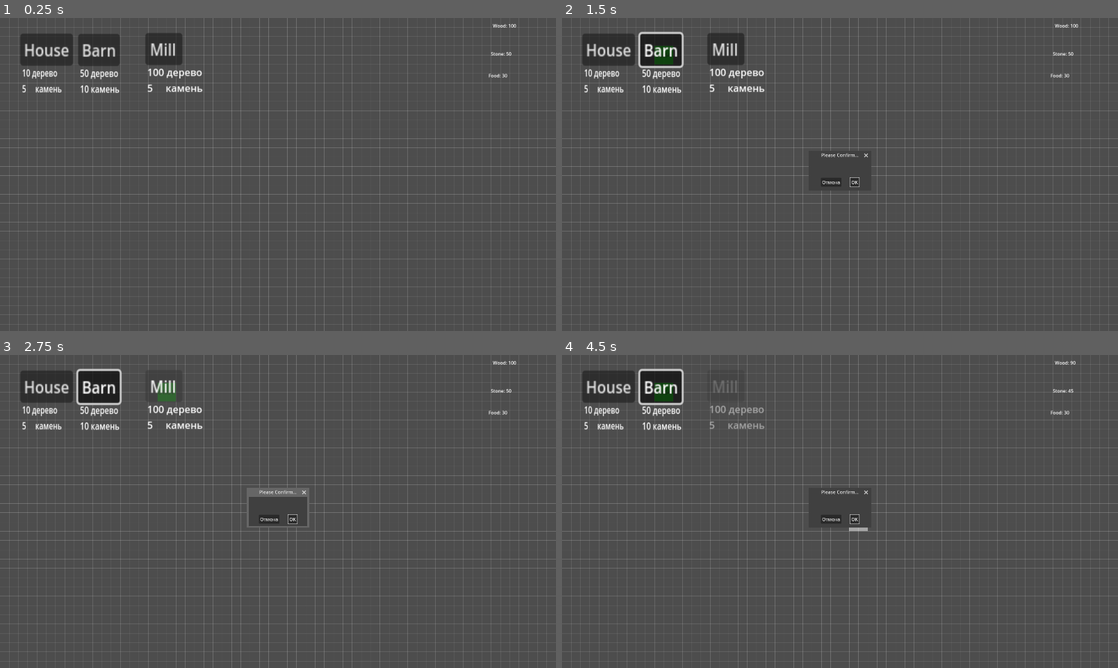
Above: before the commit, frames 1-4 (two rows, left to right).
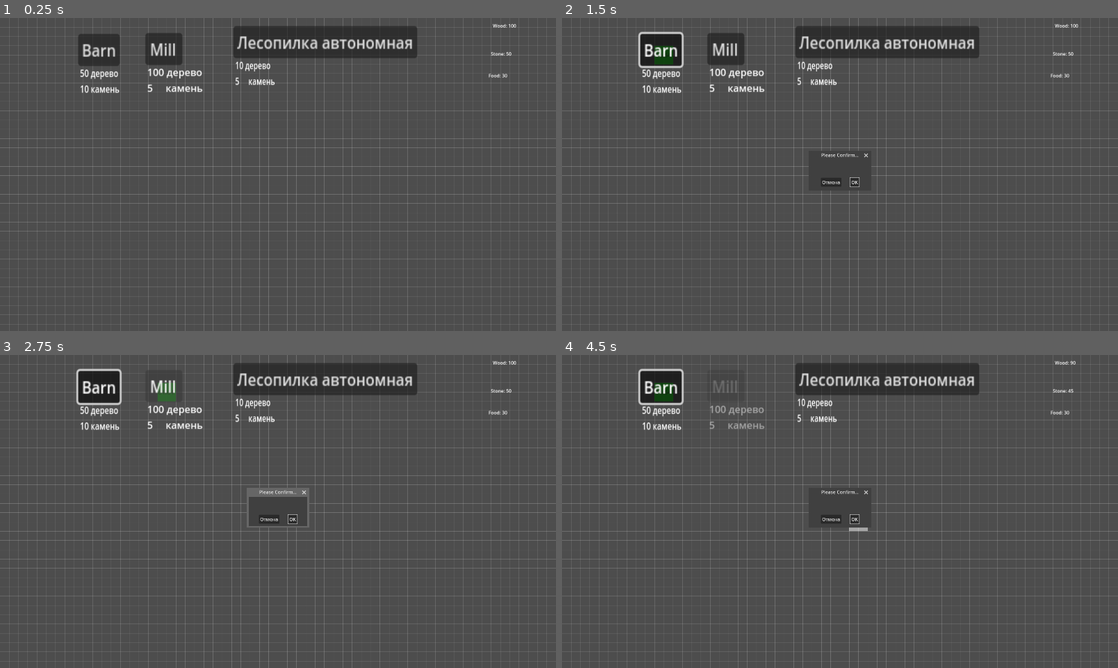
Above: after the commit, the same moments.

Repository: McRamon/Homework
Game: Godot game, scene res://scenes/base/Main.tscn
Same seed, same stepped clock (60 frames per second), same inputs: the game is played once before the commit and once after it.
Inputs:
- Up to frame 1 (0.25 s): no input
- Up to frame 2 (1.5 s): click "House" (after the commit: "Лесопилка автономная") at 0.5 s; click "Barn" at 1.25 s
- Up to frame 3 (2.75 s): click "Mill" at 2 s
- Up to frame 4 (4.5 s): click "OK" at 2.75 s; click "House" (after the commit: "Лесопилка автономная") at 3.5 s; click "Barn" at 4.25 s

The runs differ from the first frame. In frame 1, 4.2% of the frame differs, in the area x 3-75%, y 2-24%; in frame 2, 4.2%; in frame 3, 4.2%; in frame 4, 4.2%.

Commit message:
Пассивный доход в деревяшках

Diff:
--- a/scenes/Main.tscn
+++ /dev/null
@@ -1,105 +0,0 @@
-[gd_scene load_steps=8 format=3 uid="uid://bb0h8byg40p0s"]
-
-[ext_resource type="Script" uid="uid://cskd1pbx25sbl" path="res://scripts/base/main.gd" id="1_elqb8"]
-[ext_resource type="PackedScene" uid="uid://l3rxcdrrixgh" path="res://scenes/house.tscn" id="2_rarhs"]
-[ext_resource type="PackedScene" uid="uid://b36tmf20yl1kc" path="res://scenes/barn.tscn" id="3_vcsgt"]
-[ext_resource type="PackedScene" uid="uid://vfd6iylletnq" path="res://scenes/mill.tscn" id="4_c01mt"]
-[ext_resource type="Script" uid="uid://bnklsggrwv3r5" path="res://scripts/autoloads/resource_manager.gd" id="5_c01mt"]
-[ext_resource type="Script" uid="uid://cwih4o76gqssw" path="res://scripts/base/grid.gd" id="5_vcsgt"]
-[ext_resource type="Script" uid="uid://b2gpdxyluowho" path="res://scripts/base/UIManager.gd" id="7_nxtc6"]
-
-[node name="Main" type="Node2D"]
-script = ExtResource("1_elqb8")
-house_scene = ExtResource("2_rarhs")
-barn_scene = ExtResource("3_vcsgt")
-mill_scene = ExtResource("4_c01mt")
-
-[node name="ResourceManager" type="Node" parent="."]
-script = ExtResource("5_c01mt")
-
-[node name="Grid" type="Node2D" parent="."]
-script = ExtResource("5_vcsgt")
-
-[node name="Buildings" type="Node2D" parent="."]
-
-[node name="CanvasLayer" type="CanvasLayer" parent="."]
-
-[node name="HouseButton" type="Button" parent="CanvasLayer"]
-offset_left = 70.0
-offset_top = 54.0
-offset_right = 127.0
-offset_bottom = 85.0
-scale = Vector2(3.19059, 3.56282)
-text = "House"
-
-[node name="Label" type="Label" parent="CanvasLayer/HouseButton"]
-layout_mode = 0
-offset_left = 2.0
-offset_top = 31.0
-offset_right = 93.0
-offset_bottom = 80.0
-scale = Vector2(0.475934, 0.5896)
-text = "10 дерево
-5     камень"
-
-[node name="BarnButton" type="Button" parent="CanvasLayer"]
-offset_left = 270.0
-offset_top = 55.0
-offset_right = 315.0
-offset_bottom = 86.0
-scale = Vector2(3.19059, 3.56282)
-text = "Barn"
-
-[node name="Label" type="Label" parent="CanvasLayer/BarnButton"]
-layout_mode = 0
-offset_left = 2.0
-offset_top = 31.0
-offset_right = 93.0
-offset_bottom = 80.0
-scale = Vector2(0.515705, 0.5896)
-text = "50 дерево
-10 камень"
-
-[node name="MillButton" type="Button" parent="CanvasLayer"]
-offset_left = 502.0
-offset_top = 52.0
-offset_right = 542.0
-offset_bottom = 83.0
-scale = Vector2(3.19059, 3.56282)
-text = "Mill"
-
-[node name="Label" type="Label" parent="CanvasLayer/MillButton"]
-layout_mode = 0
-offset_left = 2.0
-offset_top = 31.0
-offset_right = 93.0
-offset_bottom = 80.0
-scale = Vector2(0.666285, 0.5896)
-text = "100 дерево
-5     камень"
-
-[node name="PlaceDialog" type="ConfirmationDialog" parent="CanvasLayer"]
-
-[node name="HBoxContainer" type="CanvasLayer" parent="."]
-script = ExtResource("7_nxtc6")
-
-[node name="food_label" type="Label" parent="HBoxContainer"]
-offset_left = 1687.0
-offset_top = 187.0
-offset_right = 1898.0
-offset_bottom = 272.0
-text = "еда"
-
-[node name="wood_label" type="Label" parent="HBoxContainer"]
-offset_left = 1702.0
-offset_top = 15.0
-offset_right = 1913.0
-offset_bottom = 100.0
-text = "дерево"
-
-[node name="stone_label" type="Label" parent="HBoxContainer"]
-offset_left = 1695.0
-offset_top = 112.0
-offset_right = 1906.0
-offset_bottom = 197.0
-text = "камень"
--- a/scenes/barn.tscn
+++ /dev/null
@@ -1,78 +0,0 @@
-[gd_scene load_steps=4 format=3 uid="uid://b36tmf20yl1kc"]
-
-[ext_resource type="Script" uid="uid://8to4jfgtsuqu" path="res://scripts/base/buildings/building.gd" id="1_xlpyp"]
-[ext_resource type="Texture2D" uid="uid://c0uhnt1ai5fq6" path="res://assets/spritesTEST/128x256.png" id="2_ldo1f"]
-
-[sub_resource type="RectangleShape2D" id="RectangleShape2D_xlpyp"]
-size = Vector2(256, 128)
-
-[node name="Barn" type="Area2D"]
-script = ExtResource("1_xlpyp")
-footprint = Vector2i(8, 4)
-build_time = 5.0
-cost = {
-"stone": 10,
-"wood": 50
-}
-
-[node name="Sprite2D" type="Sprite2D" parent="."]
-texture = ExtResource("2_ldo1f")
-
-[node name="CollisionShape2D" type="CollisionShape2D" parent="."]
-position = Vector2(-1, 0)
-shape = SubResource("RectangleShape2D_xlpyp")
-
-[node name="BuildTimer" type="Timer" parent="."]
-one_shot = true
-
-[node name="CountdownLabel" type="Label" parent="."]
-offset_left = -32.0
-offset_top = -102.0
-offset_right = 32.0
-offset_bottom = -79.0
-text = "00:00:00"
-metadata/_edit_use_anchors_ = true
-
-[node name="CostLabel" type="Label" parent="."]
-anchors_preset = -1
-anchor_left = 0.5
-anchor_top = 5.86957
-anchor_right = 0.5
-anchor_bottom = 5.86957
-offset_left = -31.0
-offset_top = 66.0
-offset_right = 33.0
-offset_bottom = 89.0
-text = "00:00:00"
-metadata/_edit_use_anchors_ = true
-
-[node name="InfoMenu" type="PopupPanel" parent="."]
-auto_translate_mode = 1
-size = Vector2i(315, 210)
-
-[node name="Label" type="Label" parent="InfoMenu"]
-offset_left = 4.0
-offset_top = 4.0
-offset_right = 311.0
-offset_bottom = 206.0
-text = "Это амбар"
-horizontal_alignment = 1
-vertical_alignment = 1
-
-[node name="MoveButton" type="Button" parent="InfoMenu"]
-offset_left = 4.0
-offset_top = 4.0
-offset_right = 311.0
-offset_bottom = 206.0
-scale = Vector2(0.511521, 0.297856)
-
-[node name="Label" type="Label" parent="InfoMenu/MoveButton"]
-layout_mode = 0
-offset_right = 40.0
-offset_bottom = 23.0
-scale = Vector2(2.92789, 8.48074)
-text = "переместить"
-
-[node name="LongPressTimer" type="Timer" parent="."]
-wait_time = 2.0
-one_shot = true
--- a/scenes/base/Main.tscn
+++ b/scenes/base/Main.tscn
@@ -1,9 +1,9 @@
 [gd_scene load_steps=8 format=3 uid="uid://cuqwiwbmexb2b"]
 
 [ext_resource type="Script" uid="uid://cskd1pbx25sbl" path="res://scripts/base/main.gd" id="1_s73ds"]
-[ext_resource type="PackedScene" uid="uid://bg0fpe7icftou" path="res://scenes/base/buildings/house.tscn" id="2_m8tcs"]
-[ext_resource type="PackedScene" uid="uid://cskwht2ywc8fl" path="res://scenes/base/buildings/barn.tscn" id="3_5nnj5"]
-[ext_resource type="PackedScene" uid="uid://chi8mgnkjlrte" path="res://scenes/base/buildings/mill.tscn" id="4_spyfa"]
+[ext_resource type="PackedScene" uid="uid://cyikw003e0004" path="res://scenes/base/buildings/passive_production.tscn" id="2_m8tcs"]
+[ext_resource type="PackedScene" uid="uid://bd48uceokvd1w" path="res://scenes/base/buildings/barn.tscn" id="3_5nnj5"]
+[ext_resource type="PackedScene" uid="uid://bsup87cdmtjvq" path="res://scenes/base/buildings/mill.tscn" id="4_spyfa"]
 [ext_resource type="Script" uid="uid://bnklsggrwv3r5" path="res://scripts/autoloads/resource_manager.gd" id="5_bvkwx"]
 [ext_resource type="Script" uid="uid://cwih4o76gqssw" path="res://scripts/base/grid.gd" id="6_podhj"]
 [ext_resource type="Script" uid="uid://b2gpdxyluowho" path="res://scripts/base/UIManager.gd" id="7_y3jew"]
@@ -25,12 +25,12 @@
 [node name="CanvasLayer" type="CanvasLayer" parent="."]
 
 [node name="HouseButton" type="Button" parent="CanvasLayer"]
-offset_left = 70.0
-offset_top = 54.0
-offset_right = 127.0
-offset_bottom = 85.0
+offset_left = 806.0
+offset_top = 28.0
+offset_right = 1005.0
+offset_bottom = 59.0
 scale = Vector2(3.19059, 3.56282)
-text = "House"
+text = "Лесопилка автономная"
 
 [node name="Label" type="Label" parent="CanvasLayer/HouseButton"]
 layout_mode = 0
--- a/scenes/base/buildings/barn.tscn
+++ b/scenes/base/buildings/barn.tscn
@@ -1,7 +1,8 @@
-[gd_scene load_steps=4 format=3 uid="uid://cskwht2ywc8fl"]
+[gd_scene load_steps=5 format=3 uid="uid://bd48uceokvd1w"]
 
 [ext_resource type="Script" uid="uid://8to4jfgtsuqu" path="res://scripts/base/buildings/building.gd" id="1_xlpyp"]
 [ext_resource type="Texture2D" uid="uid://c0uhnt1ai5fq6" path="res://assets/spritesTEST/128x256.png" id="2_ldo1f"]
+[ext_resource type="PackedScene" uid="uid://d0rqnrgndrvtl" path="res://scenes/base/production.tscn" id="3_c5yko"]
 
 [sub_resource type="RectangleShape2D" id="RectangleShape2D_xlpyp"]
 size = Vector2(256, 128)
@@ -76,3 +77,8 @@
 [node name="LongPressTimer" type="Timer" parent="."]
 wait_time = 2.0
 one_shot = true
+
+[node name="Production" parent="." instance=ExtResource("3_c5yko")]
+resource_type = "stone"
+
+[node name="Timer2" type="Timer" parent="Production"]
--- a/scenes/base/buildings/house.tscn
+++ /dev/null
@@ -1,53 +0,0 @@
-[gd_scene load_steps=4 format=3 uid="uid://bg0fpe7icftou"]
-
-[ext_resource type="Script" uid="uid://8to4jfgtsuqu" path="res://scripts/base/buildings/building.gd" id="1_d7po0"]
-[ext_resource type="Texture2D" uid="uid://brbrqtlh0exxd" path="res://assets/spritesTEST/64x64.png" id="2_qtlar"]
-
-[sub_resource type="RectangleShape2D" id="RectangleShape2D_qtlar"]
-size = Vector2(64, 64)
-
-[node name="House" type="Area2D"]
-script = ExtResource("1_d7po0")
-footprint = Vector2i(2, 2)
-
-[node name="Sprite2D" type="Sprite2D" parent="."]
-texture = ExtResource("2_qtlar")
-
-[node name="CollisionShape2D" type="CollisionShape2D" parent="."]
-shape = SubResource("RectangleShape2D_qtlar")
-
-[node name="CountdownLabel" type="Label" parent="."]
-offset_left = -32.0
-offset_top = -57.0
-offset_right = 32.0
-offset_bottom = -34.0
-text = "00:00:00"
-metadata/_edit_use_anchors_ = true
-
-[node name="CostLabel" type="Label" parent="."]
-visible = false
-offset_left = -31.0
-offset_top = 33.0
-offset_right = 33.0
-offset_bottom = 56.0
-text = "00:00:00"
-metadata/_edit_use_anchors_ = true
-
-[node name="BuildTimer" type="Timer" parent="."]
-one_shot = true
-
-[node name="InfoMenu" type="PopupPanel" parent="."]
-size = Vector2i(315, 210)
-
-[node name="Label" type="Label" parent="InfoMenu"]
-offset_left = 4.0
-offset_top = 4.0
-offset_right = 311.0
-offset_bottom = 206.0
-text = "Это дом"
-horizontal_alignment = 1
-vertical_alignment = 1
-
-[node name="LongPressTimer" type="Timer" parent="."]
-wait_time = 2.0
-one_shot = true
--- a/scenes/base/buildings/mill.tscn
+++ b/scenes/base/buildings/mill.tscn
@@ -1,7 +1,8 @@
-[gd_scene load_steps=4 format=3 uid="uid://chi8mgnkjlrte"]
+[gd_scene load_steps=5 format=3 uid="uid://bsup87cdmtjvq"]
 
 [ext_resource type="Script" uid="uid://8to4jfgtsuqu" path="res://scripts/base/buildings/building.gd" id="1_on67h"]
 [ext_resource type="Texture2D" uid="uid://dy0wau37l2pty" path="res://assets/spritesTEST/256x256.png" id="2_r14oo"]
+[ext_resource type="PackedScene" uid="uid://d0rqnrgndrvtl" path="res://scenes/base/production.tscn" id="3_klgvt"]
 
 [sub_resource type="RectangleShape2D" id="RectangleShape2D_r14oo"]
 size = Vector2(253, 258)
@@ -70,3 +71,7 @@
 [node name="LongPressTimer" type="Timer" parent="."]
 wait_time = 2.0
 one_shot = true
+
+[node name="Production" parent="." instance=ExtResource("3_klgvt")]
+
+[node name="Timer2" type="Timer" parent="Production"]
--- a/scenes/house.tscn
+++ b/scenes/base/buildings/passive_production.tscn
@@ -1,14 +1,16 @@
-[gd_scene load_steps=5 format=3 uid="uid://l3rxcdrrixgh"]
+[gd_scene load_steps=6 format=3 uid="uid://cyikw003e0004"]
 
 [ext_resource type="Script" uid="uid://8to4jfgtsuqu" path="res://scripts/base/buildings/building.gd" id="1_d7po0"]
 [ext_resource type="Texture2D" uid="uid://brbrqtlh0exxd" path="res://assets/spritesTEST/64x64.png" id="2_qtlar"]
-[ext_resource type="Script" uid="uid://h5pwy2bvu23f" path="res://scripts/base/buildings/resource_producer.gd" id="3_rk7hg"]
+[ext_resource type="PackedScene" uid="uid://d0rqnrgndrvtl" path="res://scenes/base/production.tscn" id="3_rk7hg"]
+[ext_resource type="Script" uid="uid://bcimb0y1wscsr" path="res://scripts/base/buildings/resource_producer.gd" id="4_tstyc"]
 
 [sub_resource type="RectangleShape2D" id="RectangleShape2D_qtlar"]
 size = Vector2(64, 64)
 
-[node name="House" type="Area2D"]
+[node name="Wood" type="Area2D"]
 script = ExtResource("1_d7po0")
+footprint = Vector2i(2, 2)
 
 [node name="Sprite2D" type="Sprite2D" parent="."]
 texture = ExtResource("2_qtlar")
@@ -52,9 +54,8 @@
 wait_time = 2.0
 one_shot = true
 
-[node name="Production" type="Node2D" parent="."]
-script = ExtResource("3_rk7hg")
-amount = 5
+[node name="Production" parent="." instance=ExtResource("3_rk7hg")]
+script = ExtResource("4_tstyc")
+resource_type = "wood"
 
-[node name="Timer" type="Timer" parent="Production"]
-autostart = true
+[node name="Timer2" type="Timer" parent="Production"]
--- /dev/null
+++ b/scenes/base/production.tscn
@@ -0,0 +1,27 @@
+[gd_scene load_steps=2 format=3 uid="uid://d0rqnrgndrvtl"]
+
+[sub_resource type="GDScript" id="GDScript_s3lx2"]
+script/source = "extends Node2D
+
+@export var resource_type: String = \"food\"
+@export var amount: int = 1
+@export var interval: float = 5.0
+
+@onready var timer: Timer = $Timer
+
+func _ready():
+	timer.wait_time = interval
+	timer.connect(\"timeout\", Callable(self, \"_on_timeout\"))
+
+func start_production():
+	timer.start()
+
+func _on_timeout():
+	print(\"Произведено\", amount, resource_type)
+	ResourceManager.add_resource(resource_type, amount)
+"
+
+[node name="Production" type="Node2D"]
+script = SubResource("GDScript_s3lx2")
+
+[node name="Timer" type="Timer" parent="."]
--- a/scenes/mill.tscn
+++ /dev/null
@@ -1,72 +0,0 @@
-[gd_scene load_steps=4 format=3 uid="uid://vfd6iylletnq"]
-
-[ext_resource type="Script" uid="uid://8to4jfgtsuqu" path="res://scripts/base/buildings/building.gd" id="1_on67h"]
-[ext_resource type="Texture2D" uid="uid://dy0wau37l2pty" path="res://assets/spritesTEST/256x256.png" id="2_r14oo"]
-
-[sub_resource type="RectangleShape2D" id="RectangleShape2D_r14oo"]
-size = Vector2(253, 258)
-
-[node name="Mill" type="Area2D"]
-script = ExtResource("1_on67h")
-footprint = Vector2i(8, 8)
-cost = {
-"stone": 5,
-"wood": 100
-}
-
-[node name="Sprite2D" type="Sprite2D" parent="."]
-texture = ExtResource("2_r14oo")
-
-[node name="CollisionShape2D" type="CollisionShape2D" parent="."]
-position = Vector2(-0.5, -1)
-shape = SubResource("RectangleShape2D_r14oo")
-
-[node name="BuildTimer" type="Timer" parent="."]
-one_shot = true
-
-[node name="CountdownLabel" type="Label" parent="."]
-offset_left = -32.0
-offset_top = -170.0
-offset_right = 32.0
-offset_bottom = -147.0
-text = "00:00:00"
-metadata/_edit_use_anchors_ = true
-
-[node name="CostLabel" type="Label" parent="."]
-offset_left = -30.0
-offset_top = 133.0
-offset_right = 34.0
-offset_bottom = 156.0
-text = "00:00:00"
-metadata/_edit_use_anchors_ = true
-
-[node name="InfoMenu" type="PopupPanel" parent="."]
-auto_translate_mode = 1
-size = Vector2i(315, 210)
-
-[node name="Label" type="Label" parent="InfoMenu"]
-offset_left = 4.0
-offset_top = 4.0
-offset_right = 311.0
-offset_bottom = 206.0
-text = "Это мельница"
-horizontal_alignment = 1
-vertical_alignment = 1
-
-[node name="MoveButton" type="Button" parent="InfoMenu"]
-offset_left = 4.0
-offset_top = 4.0
-offset_right = 311.0
-offset_bottom = 206.0
-scale = Vector2(0.511521, 0.297856)
-
-[node name="Label" type="Label" parent="InfoMenu/MoveButton"]
-layout_mode = 0
-offset_right = 40.0
-offset_bottom = 23.0
-scale = Vector2(2.92789, 8.48074)
-text = "переместить"
-
-[node name="LongPressTimer" type="Timer" parent="."]
-wait_time = 2.0
-one_shot = true
--- a/scripts/base/buildings/building.gd
+++ b/scripts/base/buildings/building.gd
@@ -3,20 +3,18 @@
 signal build_completed
 signal move_requested(building: Area2D)
 
-# Храним ссылку на оригинальную сцену для повторного размещения
 var origin_scene: PackedScene
 
 @export var footprint: Vector2i = Vector2i(1, 1)
 @export var build_time: float = 3.0
 @export var cost: Dictionary = {"wood": 10, "stone": 5}
 
-@onready var cost_label: Label             = $CostLabel
-@onready var countdown_label: Label        = $CountdownLabel
+@onready var cost_label: Label = $CostLabel
+@onready var countdown_label: Label = $CountdownLabel
 @onready var collision_shape: CollisionShape2D = $CollisionShape2D
-@onready var build_timer: Timer            = $BuildTimer
-@onready var long_press_timer: Timer       = $LongPressTimer
-@onready var info_menu: PopupPanel         = $InfoMenu
-#@onready var move_button: Button           = $InfoMenu/MoveButton
+@onready var build_timer: Timer = $BuildTimer
+@onready var long_press_timer: Timer = $LongPressTimer
+@onready var info_menu: PopupPanel = $InfoMenu
 
 var _time_left: float = 0.0
 var _in_progress: bool = false
@@ -29,10 +27,6 @@
 	long_press_timer.wait_time = 2.0
 	long_press_timer.one_shot = true
 	long_press_timer.connect("timeout", Callable(self, "_on_long_press"))
-	# Запускаем логику производства
-	#$Production.start_production()
-
-	#move_button.connect("pressed", Callable(self, "_on_move_pressed"))
 
 	_update_cost_label()
 	cost_label.visible = true
@@ -59,8 +53,7 @@
 		return
 	_time_left = max(_time_left - delta, 0)
 	_update_countdown()
-	if _time_left <= 0:
-		_on_build_complete()
+	# ! НЕ вызываем _on_build_complete() здесь!
 
 func _update_countdown() -> void:
 	var ts = int(ceil(_time_left))
@@ -70,19 +63,23 @@
 	countdown_label.text = "%02d:%02d:%02d" % [h, m, s]
 
 func _on_build_complete() -> void:
+	# Вызывается только build_timer'ом!
 	modulate = Color(1, 1, 1, 1)
 	collision_shape.disabled = false
 	countdown_label.visible = false
 	_in_progress = false
 	set_process(false)
+
+	# Запуск производства, если есть Production
+	var producer = get_node_or_null("Production")
+	if producer:
+		producer.start_production()
+		print("✅ Производство запущено!")
+	else:
+		print("❌ Production не найден!")
+
 	emit_signal("build_completed")
-
-	# Запустить производство
-	if has_node("Production"):
-		get_node("Production").start_production()
-
-
-
+	print("🏗 Строительство завершено")
 
 func _update_cost_label() -> void:
 	var text := ""
--- a/scripts/base/buildings/resource_producer.gd
+++ b/scripts/base/buildings/resource_producer.gd
@@ -1,4 +1,3 @@
-# resource_producer.gd
 extends Node2D
 
 @export var resource_type: String = "food"
@@ -7,12 +6,14 @@
 @onready var timer: Timer = $Timer
 
 func _ready():
+	print("PRODUCER READY!")
 	timer.connect("timeout", _on_timeout)
+
+func _on_timeout():
+	print("==> Добавляем ресурс:", resource_type, "+", amount)
+	ResourceManager.add_resource(resource_type, amount)
 	timer.start()
 
-func _on_timeout():
-	ResourceManager.add_resource(resource_type, amount)
-
-
 func start_production():
+	print("==> Старт производства!")
 	timer.start()
--- a/scripts/base/main.gd
+++ b/scripts/base/main.gd
@@ -182,9 +182,6 @@
 	_ghost.visible = false
 	_placing = false
 
-func _on_build_completed() -> void:
-	print("Строительство завершено")
-
 func _on_move_requested(bld: Area2D) -> void:
 	var fp = bld.get_footprint()
 	var pos = bld.global_position - Vector2(fp.x * 16, fp.y * 16)
Not shown: 1 places in scenes/audio_testing.tscn that only renumber resources
Not shown, changed: scripts/base/buildings/resource_producer.gd.uid
